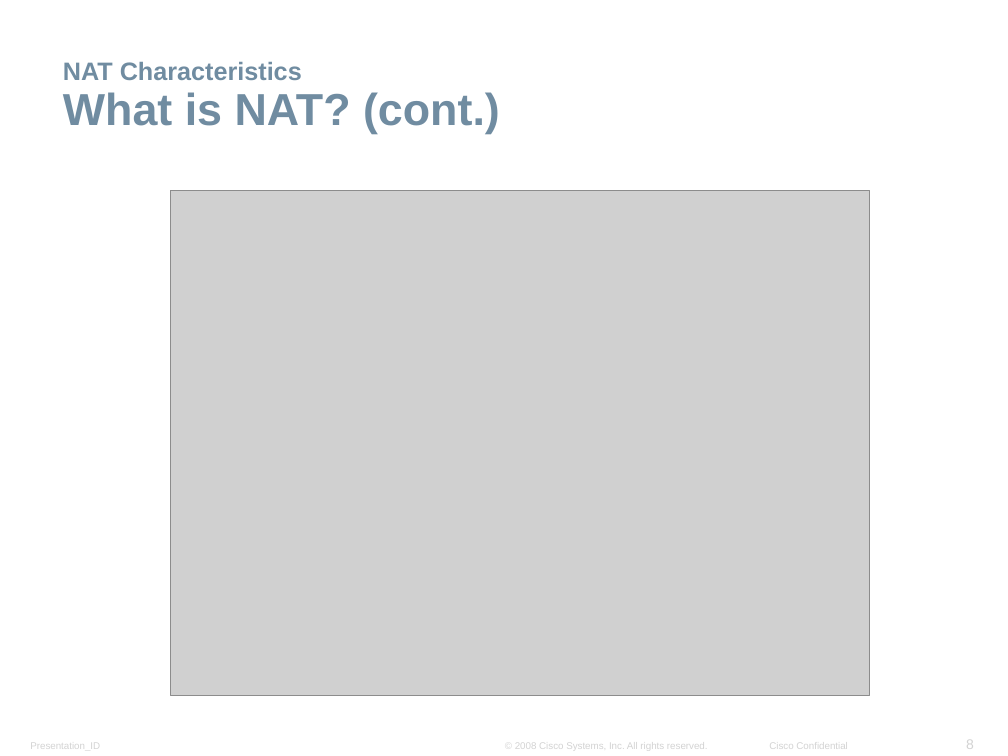
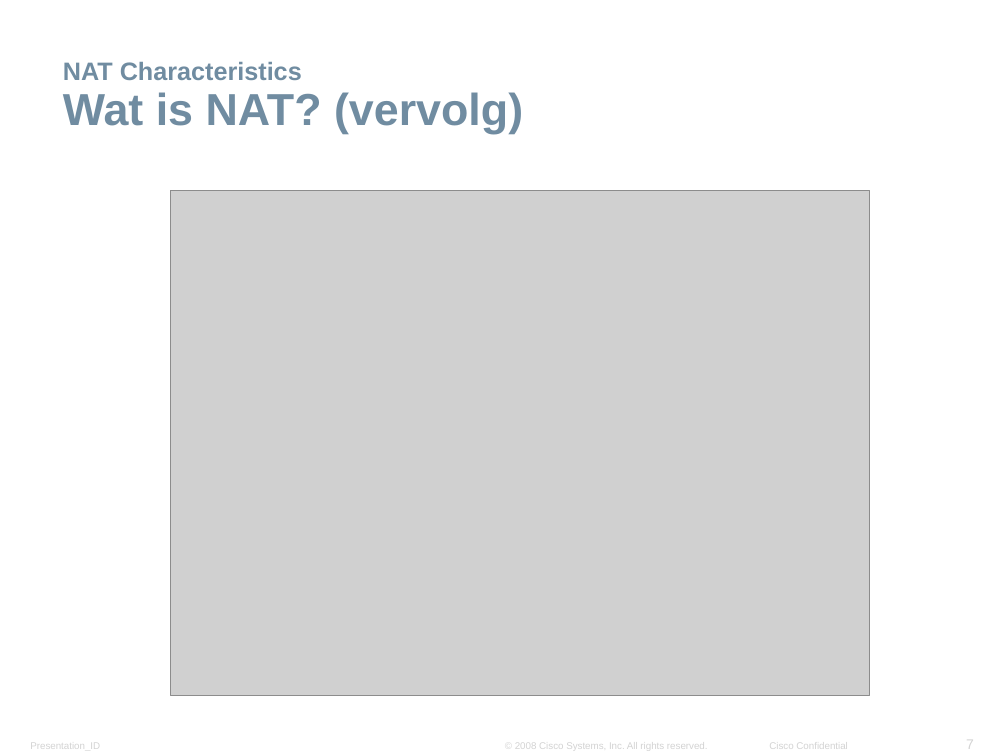
Before and after one commit to kenzot11/Presentatie-NAT, a slide deck: slide 7 of Networking Advanced - Chapter5 - NAT.pptx (slide 8 before the commit). Drawn at 1008x756 pixels with LibreOffice and Linux fonts; fonts in the diff are those of the drawing; grey boxes stand for pictures; background and template pictures are left out. Boxes give left, top, right and bottom in pixels: in the first picture for what was removed or moved away, otherwise in the second. Text is boxed around its words. In the diff, an @@ line names an element or a change of style, - is before the commit and + after.

```diff
--- a/Networking Advanced - Chapter5 - NAT.pptx
+++ b/Networking Advanced - Chapter5 - NAT.pptx
@@ title at bbox=[63, 62, 523, 134]: text changed @@
-NAT Characteristics
-What is NAT? (cont.)
+NAT Characteristics
+Wat is NAT? (vervolg)
@@ page number at bbox=[966, 740, 974, 747]: text changed @@
-8
+7
```
Also in this commit, not shown: 22 other slides changed, 1 slide removed.
